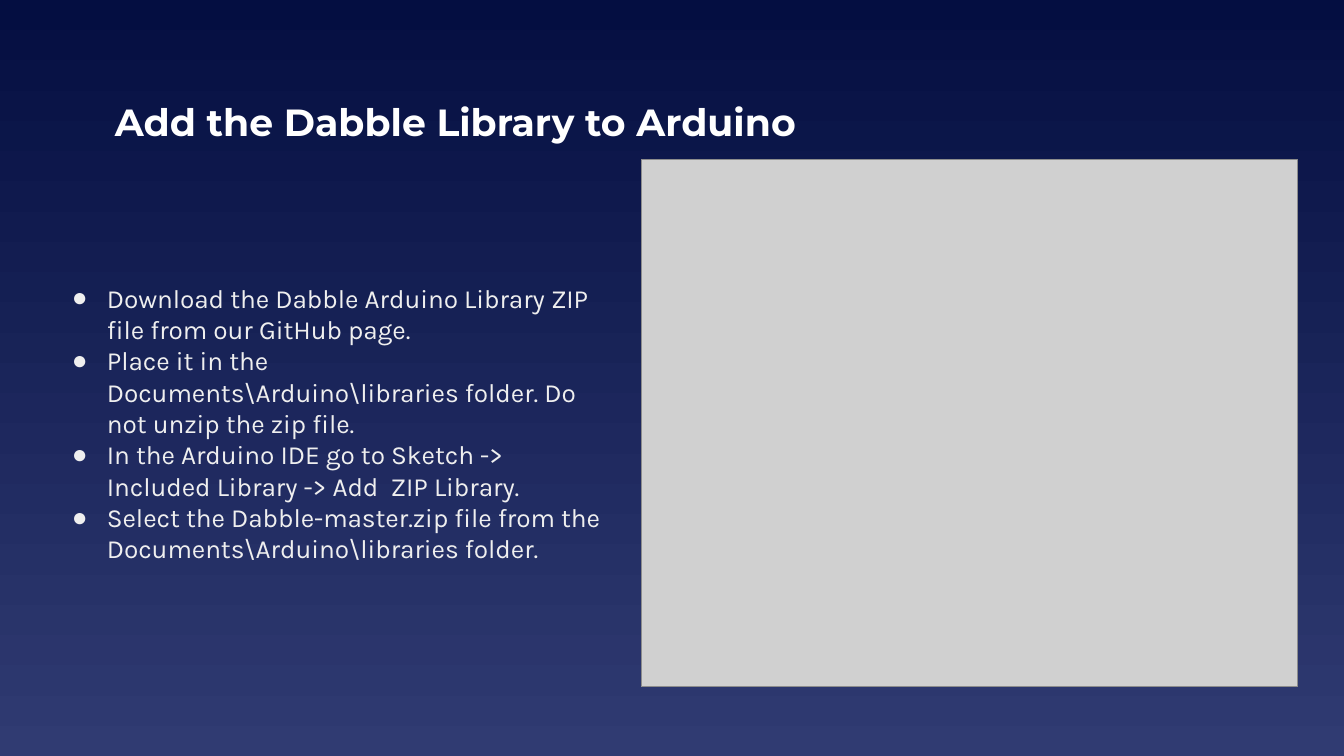
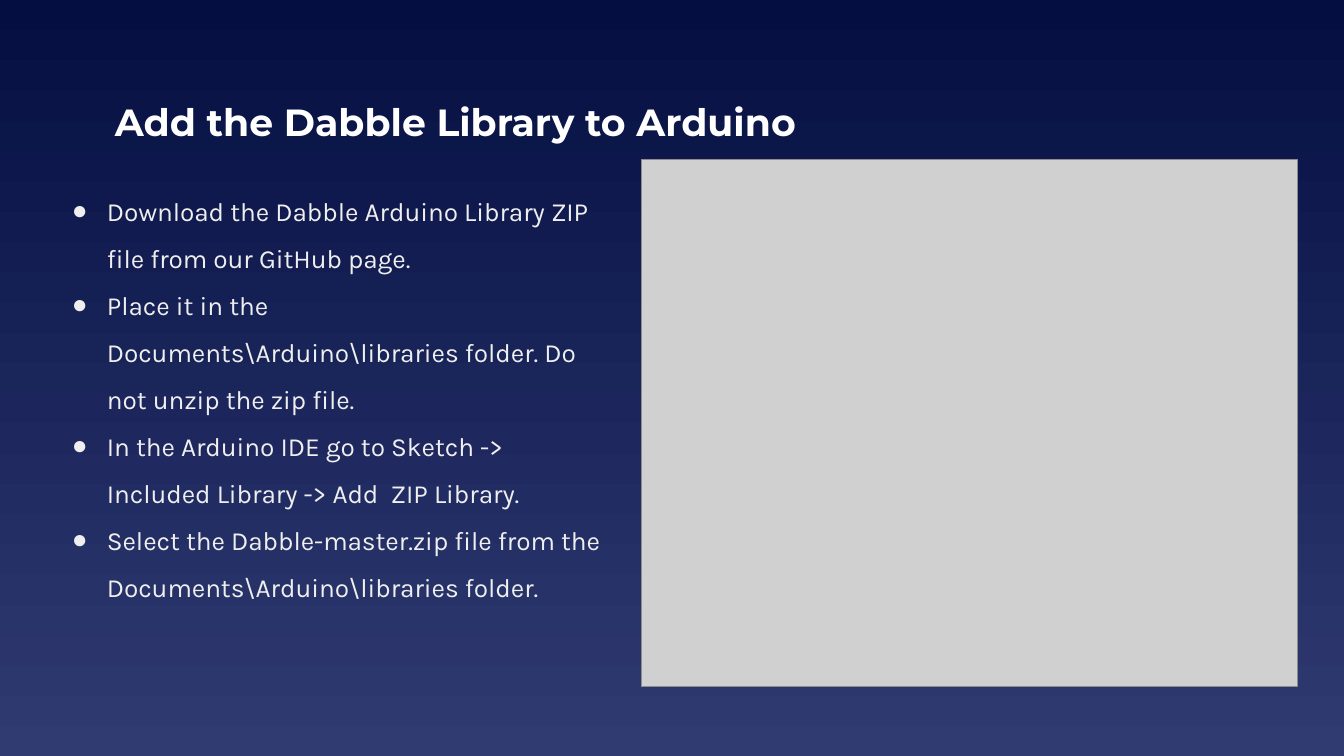
Before and after one commit to EELabMan/Arduino-9-Bluetooth, a slide deck: slide 18 of UTA EE Labs - Bluetooth.pptx (slide 14 before the commit). Drawn at 1344x756 pixels with LibreOffice and Linux fonts; fonts in the diff are those of the drawing; grey boxes stand for pictures. Boxes give left, top, right and bottom in pixels: in the first picture for what was removed or moved away, otherwise in the second. Text is boxed around its words. In the diff, an @@ line names an element or a change of style, - is before the commit and + after.

```diff
--- a/UTA EE Labs - Bluetooth.pptx
+++ b/UTA EE Labs - Bluetooth.pptx
@@ text "Download the Dabble Arduino Library ..." at (107, 203, 600, 599): line spacing 1 to 1.5; vertical alignment middle to top @@
```
Also in this commit, not shown: 13 other slides changed, 5 slides added, 1 slide removed.
